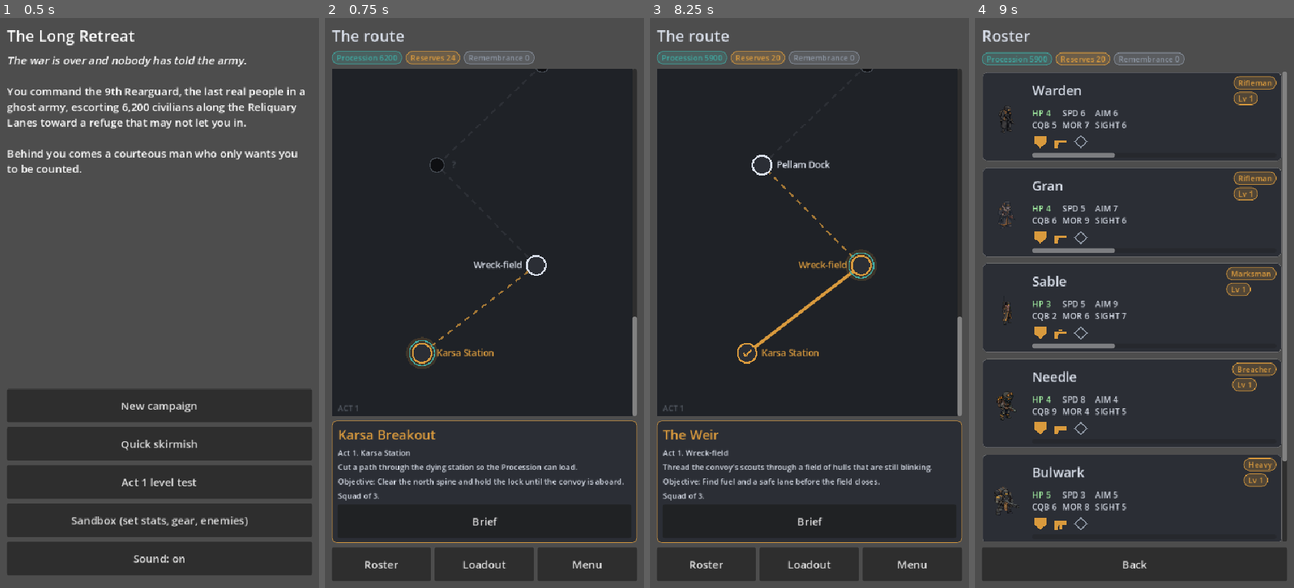
Above: before the commit, frames 1-4 (left to right).
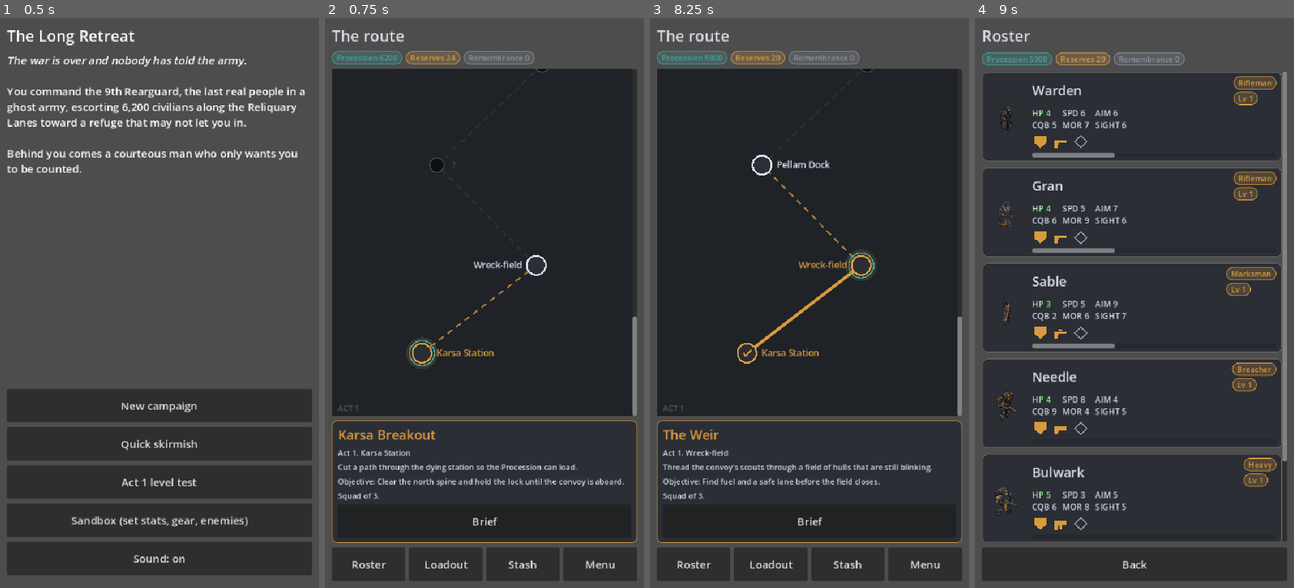
Above: after the commit, the same moments.

Repository: kavemankai/RetreatGame-Initiative
Game: Godot game, scene res://view/campaign.tscn
Two runs of this game, one before a commit and one after it. Both use one fixed random seed, a clock stepped at 60 frames per second and the inputs below.
Inputs:
- Up to frame 1 (0.5 s): no input
- Up to frame 2 (0.75 s): click "New campaign" at 0.5 s
- Up to frame 3 (8.25 s): click "Brief" at 1.25 s; click "Roster" at 2 s; click "Back" at 2.75 s; click "Deploy (3/3)" at 3.5 s; click "Map" at 4.25 s; click "Withdraw" at 5 s; click "Map" at 5.75 s; click "Sure?" at 6.5 s; click "Continue" at 7.25 s; click "Continue" at 8 s
- Up to frame 4 (9 s): click "Roster" at 8.75 s

Frame 1 is identical in both runs. In frame 2, 0.8% of the frame differs, in the area x 8-91%, y 92-99%; in frame 3, 0.8%; in frame 4, nothing differs.
Error after the commit: Invalid access of index '6194' on a base object of type: 'Array'. (res://view/screens/result_screen.gd:61)

Commit message:
feat: map stash button, result count-up, plan status and final checks

Diff:
--- a/retreat-sim/tests/test_overworld.gd
+++ b/retreat-sim/tests/test_overworld.gd
@@ -134,13 +134,14 @@
 	screen.brief.connect(func() -> void: got.append("brief"))
 	screen.open_roster.connect(func() -> void: got.append("roster"))
 	screen.open_loadout.connect(func() -> void: got.append("loadout"))
+	screen.open_stash.connect(func() -> void: got.append("stash"))
 	screen.open_menu.connect(func() -> void: got.append("menu"))
-	for text in ["Brief", "Roster", "Loadout", "Menu"]:
+	for text in ["Brief", "Roster", "Loadout", "Stash", "Menu"]:
 		var b := button(screen, text)
 		check(b != null and b.custom_minimum_size.y >= UiTheme.MIN_TAP, "%s is there and big enough to tap" % text)
 		if b != null:
 			b.pressed.emit()
-	check(got == ["brief", "roster", "loadout", "menu"], "each asks the host (%s)" % [got])
+	check(got == ["brief", "roster", "loadout", "stash", "menu"], "each asks the host (%s)" % [got])
 	screen.queue_free()
 
 
--- a/retreat-sim/tests/test_prep_and_report.gd
+++ b/retreat-sim/tests/test_prep_and_report.gd
@@ -199,3 +199,15 @@
 	var failed := step_for(lost, "karsa_breakout", false, [], [row(1)])
 	var kinds: Array = lost.debrief_chain("karsa_breakout", failed["o"], failed["report"], failed["before"], false).map(func(s: Dictionary) -> String: return s["t"])
 	check(not kinds.has("salvage"), "a failure brings nothing back and has no salvage step (%s)" % [kinds])
+
+
+func test_the_result_figures_count_from_before_to_after() -> void:
+	var c := fresh()
+	var step := step_for(c, "karsa_breakout", true, [], [row(1)])
+	var screen := ResultScreen.new().setup(c, step)
+	TestBase.tree.root.add_child(screen)
+	var before_reserves := int(step["before"]["reserves"])
+	check(screen.delta_texts()[1].contains("%d  to  %d" % [before_reserves, before_reserves]), "the count starts at the old figure (%s)" % [screen.delta_texts()[1]])
+	screen.finish_animation()
+	check(screen.delta_texts()[1].contains("%d  to  %d" % [before_reserves, c.reserves]) and screen.delta_texts()[1].contains("(%s)" % UiTheme.delta_text(c.reserves - before_reserves)), "skipping lands on the final figure and its change (%s)" % [screen.delta_texts()[1]])
+	screen.queue_free()
--- a/retreat-sim/view/campaign_view.gd
+++ b/retreat-sim/view/campaign_view.gd
@@ -377,6 +377,10 @@
 	screen.open_loadout.connect(func() -> void:
 		_unhost()
 		_loadout(_map_screen))
+	screen.open_stash.connect(func() -> void:
+		_unhost()
+		_loadout(_map_screen)
+		(_hosted as LoadoutScreen).open_stash())
 	screen.open_menu.connect(func() -> void:
 		_unhost()
 		_menu())
--- a/retreat-sim/view/screens/loadout_screen.gd
+++ b/retreat-sim/view/screens/loadout_screen.gd
@@ -33,6 +33,11 @@
 	_slot = slot
 	_message = ""
 	_show_merc()
+
+
+## Jump straight to the stash view (the map's Stash button).
+func open_stash() -> void:
+	_show_stash()
 
 
 func open_picker(slot: int, kind: String) -> void:
--- a/retreat-sim/view/screens/overworld_screen.gd
+++ b/retreat-sim/view/screens/overworld_screen.gd
@@ -2,11 +2,12 @@
 extends VBoxContainer
 ## The hub between missions: the route drawn as a map (MapCanvas) in a scroll, a header with the standing
 ## resources, and a bottom sheet for the stop or card you tap. Brief is offered only at the stop the convoy
-## is at. It changes nothing: it asks the host to open the briefing, roster, loadout or menu.
+## is at. It changes nothing: it asks the host to open the briefing, roster, loadout, stash or menu.
 
 signal brief
 signal open_roster
 signal open_loadout
+signal open_stash
 signal open_menu
 signal back
 
@@ -42,7 +43,7 @@
 	var nav := HBoxContainer.new()
 	nav.add_theme_constant_override("separation", 6)
 	add_child(nav)
-	for entry: Array in [["Roster", open_roster], ["Loadout", open_loadout], ["Menu", open_menu]]:
+	for entry: Array in [["Roster", open_roster], ["Loadout", open_loadout], ["Stash", open_stash], ["Menu", open_menu]]:
 		nav.add_child(_button(entry[0], entry[1].emit, true))
 	if _c.current != "" and not _c.finished and not _c.over:
 		select({"kind": "node", "id": _c.current})
--- a/retreat-sim/view/screens/result_screen.gd
+++ b/retreat-sim/view/screens/result_screen.gd
@@ -6,7 +6,11 @@
 
 signal done
 
+const COUNT_SECONDS := 0.8
+
 var _info: Dictionary
+var _delta_labels: Array[Label] = []
+var _tween: Tween
 
 
 func _init() -> void:
@@ -27,11 +31,14 @@
 		list.add_card(UiTheme.label("Squad report", UiTheme.FONT_BODY, UiTheme.COL_AMBER))
 	for row: Dictionary in _info["squad"]:
 		list.add_card(_report_card(row))
+	_start_count()
 	var next := Button.new()
 	next.text = "Continue"
 	next.focus_mode = Control.FOCUS_NONE
 	next.custom_minimum_size = Vector2(0, UiTheme.MIN_TAP)
-	next.pressed.connect(func() -> void: done.emit())
+	next.pressed.connect(func() -> void:
+		finish_animation()
+		done.emit())
 	add_child(next)
 	return self
 
@@ -42,10 +49,43 @@
 	var col := VBoxContainer.new()
 	panel.add_child(col)
 	for d: Dictionary in _info["deltas"]:
-		var change := int(d["after"]) - int(d["before"])
-		var color := UiTheme.COL_TEXT if change == 0 else UiTheme.delta_color(change > 0)
-		col.add_child(UiTheme.label("%s   %d  to  %d   (%s)" % [d["label"], int(d["before"]), int(d["after"]), UiTheme.delta_text(change)], UiTheme.FONT_BODY, color))
+		var l := UiTheme.label("", UiTheme.FONT_BODY)
+		_delta_labels.append(l)
+		col.add_child(l)
+		_set_delta(_delta_labels.size() - 1, int(d["before"]))
 	return panel
+
+
+## One resource line with the "after" figure at `shown` (the count-up passes through the values between).
+func _set_delta(index: int, shown: int) -> void:
+	var d: Dictionary = _info["deltas"][index]
+	var change := int(d["after"]) - int(d["before"])
+	var l := _delta_labels[index]
+	l.text = "%s   %d  to  %d   (%s)" % [d["label"], int(d["before"]), shown, UiTheme.delta_text(change)]
+	l.add_theme_color_override("font_color", UiTheme.COL_TEXT if change == 0 else UiTheme.delta_color(change > 0))
+
+
+## The figures count from before to after over a moment, so a loss is seen as it lands.
+func _start_count() -> void:
+	_tween = create_tween().set_parallel(true)
+	for i in _delta_labels.size():
+		var d: Dictionary = _info["deltas"][i]
+		_tween.tween_method(_set_delta.bind(i), int(d["before"]), int(d["after"]), COUNT_SECONDS)
+
+
+## Skips the animation to the final figures (a tap, and the tests).
+func finish_animation() -> void:
+	if _tween != null:
+		_tween.kill()
+	for i in _delta_labels.size():
+		_set_delta(i, int((_info["deltas"][i] as Dictionary)["after"]))
+
+
+func delta_texts() -> Array[String]:
+	var out: Array[String] = []
+	for l in _delta_labels:
+		out.append(l.text)
+	return out
 
 
 func _report_card(row: Dictionary) -> PanelContainer:
Not shown, changed: MECHANICS_SPEC.md
Not shown, changed: docs/handover.md
Not shown, changed: docs/ui/ui-and-progression-plan.md
